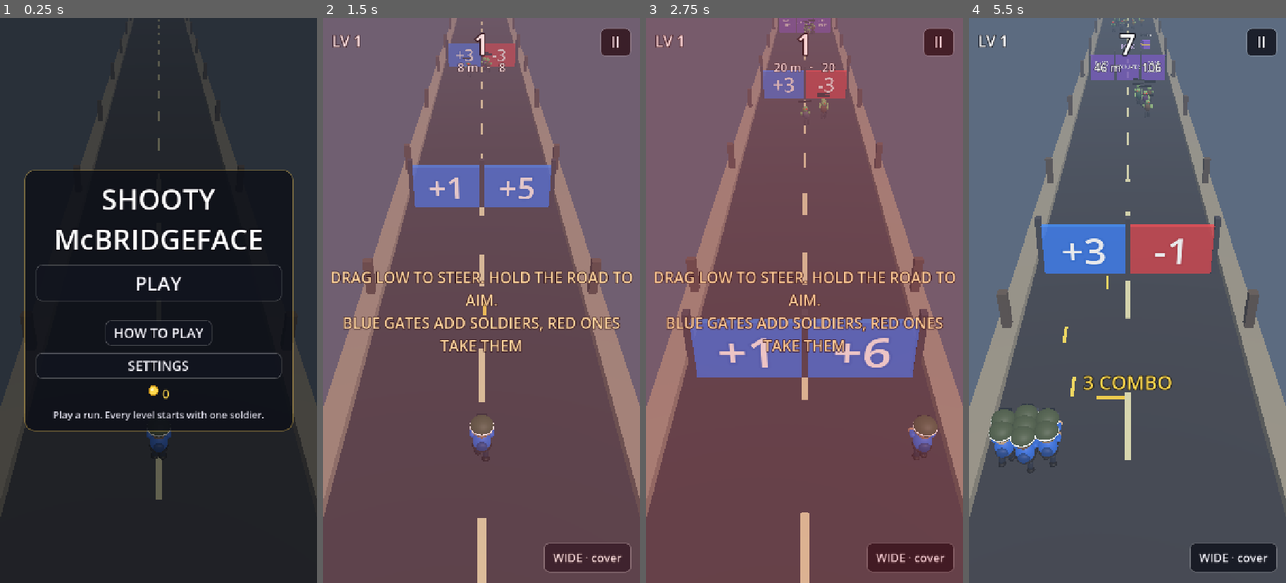
Above: before the commit, frames 1-4 (left to right).
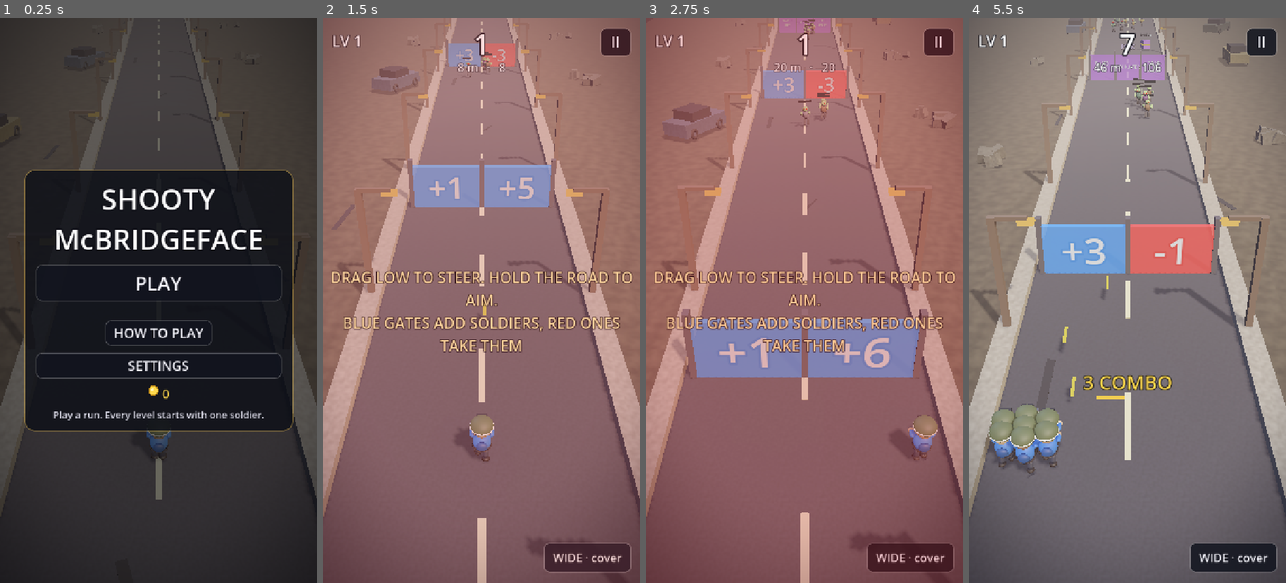
Above: after the commit, the same moments.

Repository: Reconnaishawnce/shootymcbridgeface
Game: Godot game, scene res://scenes/main.tscn
The game is run twice, just before and just after one commit, with the same random seed, the same clock (stepped at 60 frames per second) and the same inputs.
Inputs (mouse positions are in pixels of both pictures, inside the frame that each line leads up to):
- Up to frame 1 (0.25 s): no input
- Up to frame 2 (1.5 s): click "PLAY" at 0.5 s; click "NORMAL" at 1.25 s
- Up to frame 3 (2.75 s): tap Enter at 2, 2.1 s; move the mouse to (874, 272) at 2.02 s; hold Right from 2.03 s (still down); click (874, 272) at 2.17 s; tap Space at 2.27 s
- Up to frame 4 (5.5 s): release Right at 2.75 s; drag from (1064, 328) to (1111, 413) at 2.77 s; move the mouse to (1159, 176) at 3.52 s; hold Right 3.53-4.25 s; tap F at 3.6 s; click (1159, 176) at 3.67 s; drag from (1111, 413) to (1032, 215) at 4.27 s; move the mouse to (1222, 385) at 5.02 s; hold Left from 5.03 s (still down); tap Q at 5.1 s; click (1222, 385) at 5.17 s; tap Space at 5.27 s

The runs differ from the first frame. In frame 1, 17% of the frame differs, in the area x 0-98%, y 0-78%; in frame 2, 84%; in frame 3, 81%; in frame 4, 89%, in the area x 0-100%, y 0-100%.

Commit message:
Graphics pass 1: light and world
A late-afternoon sky lights the scene; a warm key light with shadows
and a cool fill; filmic tonemapping, slight contrast and saturation,
glow on bullets, muzzle flashes, the boss core, lamp heads and lit
windows; thin far fog. Grain textures from noise on asphalt, curbs and
dirt. A ruined skyline, wrecks, rubble, dead trees, cracks and proper
lamp posts scroll with the road. A vignette under the HUD. Shadows can
be switched off in Settings. Version 0.24.

Co-Authored-By: Claude Fable 5.1 <noreply@anthropic.com>
Claude-Session: https://claude.ai/code/session_01EMozbYp1QNQ1T5aNXPKEgN

Diff:
--- a/scripts/boss.gd
+++ b/scripts/boss.gd
@@ -95,7 +95,7 @@
 	_ring.rotation_degrees.x = 90.0
 	_body.add_child(_ring)
 	_core = Mats.sphere(0.4, CORE_COLOR)
-	_core.material_override = Mats.flat(CORE_COLOR, true)
+	_core.material_override = Mats.glow(CORE_COLOR, 3.0)
 	_core.position = Vector3(0.0, 1.9, 1.05)
 	_body.add_child(_core)
 
--- a/scripts/bullet.gd
+++ b/scripts/bullet.gd
@@ -20,6 +20,7 @@
 
 func _init(size: float = 1.0, color: Color = COLOR, length: float = 0.7) -> void:
 	var m := Mats.box(Vector3(0.09 * size, 0.09 * size, length), color, true)
+	m.material_override = Mats.glow(color, 2.6)
 	add_child(m)
 
 
--- a/scripts/core/save_data.gd
+++ b/scripts/core/save_data.gd
@@ -57,6 +57,14 @@
 
 static func save_sound_on(on: bool) -> void:
 	_write(SETTINGS, "sound_on", on)
+
+
+static func load_shadows_on() -> bool:
+	return bool(_read(SETTINGS, "shadows_on", true))
+
+
+static func save_shadows_on(on: bool) -> void:
+	_write(SETTINGS, "shadows_on", on)
 
 
 static func load_music_on() -> bool:
--- a/scripts/game.gd
+++ b/scripts/game.gd
@@ -41,6 +41,7 @@
 var squad_type := "rifle"
 
 var camera: Camera3D
+var _sun: DirectionalLight3D
 var world: World
 var squad: Squad
 var hud: Hud
@@ -170,6 +171,7 @@
 	hud.set_sound(Sfx.enabled)
 	hud.set_music(Sfx.music_on)
 	hud.set_characters(character_mode)
+	hud.set_shadows(SaveData.load_shadows_on())
 	_apply_looks()
 	show_title()
 	if smoke:
@@ -178,24 +180,63 @@
 		_shots_walkthrough()
 
 
+## The look: a late-afternoon sky, a warm key light with shadows, a cool
+## fill, filmic tonemapping, a little glow on the things that give off
+## light, and fog that eats the horizon. All of it runs on the mobile
+## Compatibility renderer.
 func _build_scene() -> void:
 	var env := WorldEnvironment.new()
 	var e := Environment.new()
-	e.background_mode = Environment.BG_COLOR
-	e.background_color = Color(0.36, 0.42, 0.5)
-	e.ambient_light_source = Environment.AMBIENT_SOURCE_COLOR
-	e.ambient_light_color = Color(0.75, 0.78, 0.85)
-	e.ambient_light_energy = 0.7
+	var sky_mat := ProceduralSkyMaterial.new()
+	sky_mat.sky_top_color = Color(0.18, 0.28, 0.48)
+	sky_mat.sky_horizon_color = Color(0.72, 0.62, 0.58)
+	sky_mat.sky_curve = 0.18
+	sky_mat.ground_bottom_color = Color(0.12, 0.11, 0.1)
+	sky_mat.ground_horizon_color = Color(0.5, 0.42, 0.36)
+	sky_mat.sun_angle_max = 20.0
+	sky_mat.sun_curve = 0.12
+	var sky := Sky.new()
+	sky.sky_material = sky_mat
+	e.background_mode = Environment.BG_SKY
+	e.sky = sky
+	e.ambient_light_source = Environment.AMBIENT_SOURCE_SKY
+	e.ambient_light_energy = 0.9
+	e.ambient_light_sky_contribution = 0.8
+	e.tonemap_mode = Environment.TONE_MAPPER_FILMIC
+	e.tonemap_exposure = 1.05
+	e.tonemap_white = 6.0
+	e.glow_enabled = true
+	e.glow_intensity = 0.45
+	e.glow_bloom = 0.04
+	e.glow_hdr_threshold = 1.0
+	e.glow_blend_mode = Environment.GLOW_BLEND_MODE_SOFTLIGHT
+	e.adjustment_enabled = true
+	e.adjustment_contrast = 1.05
+	e.adjustment_saturation = 1.08
+	# Fog only takes the far distance, in the sky's own haze colour.
 	e.fog_enabled = true
-	e.fog_light_color = Color(0.36, 0.42, 0.5)
-	e.fog_density = 0.012
+	e.fog_light_color = Color(0.66, 0.6, 0.6)
+	e.fog_density = 0.0055
+	e.fog_sky_affect = 0.15
 	env.environment = e
 	add_child(env)
 
-	var sun := DirectionalLight3D.new()
-	sun.rotation_degrees = Vector3(-58.0, 28.0, 0.0)
-	sun.light_energy = 1.1
-	add_child(sun)
+	_sun = DirectionalLight3D.new()
+	_sun.rotation_degrees = Vector3(-52.0, 34.0, 0.0)
+	_sun.light_color = Color(1.0, 0.92, 0.8)
+	_sun.light_energy = 1.35
+	_sun.shadow_enabled = SaveData.load_shadows_on() and not smoke
+	_sun.directional_shadow_mode = DirectionalLight3D.SHADOW_ORTHOGONAL
+	_sun.directional_shadow_max_distance = 70.0
+	_sun.shadow_bias = 0.06
+	_sun.shadow_normal_bias = 2.0
+	_sun.shadow_opacity = 0.7
+	add_child(_sun)
+	var fill := DirectionalLight3D.new()
+	fill.rotation_degrees = Vector3(-30.0, -140.0, 0.0)
+	fill.light_color = Color(0.55, 0.65, 0.9)
+	fill.light_energy = 0.35
+	add_child(fill)
 
 	camera = Camera3D.new()
 	camera.position = Vector3(0.0, 11.0, 9.0)
@@ -262,6 +303,20 @@
 			print("SMOKE_RANK ", JSON.stringify({"id": id, "rank": r, "level": world.level, "frame": _frames})))
 	squad.reset()
 
+	# A soft vignette under the HUD: the eye goes to the middle of the road.
+	var vignette_layer := CanvasLayer.new()
+	vignette_layer.layer = 0
+	add_child(vignette_layer)
+	var vignette := ColorRect.new()
+	vignette.set_anchors_and_offsets_preset(Control.PRESET_FULL_RECT)
+	vignette.mouse_filter = Control.MOUSE_FILTER_IGNORE
+	var sh := Shader.new()
+	sh.code = "shader_type canvas_item; void fragment() { vec2 d = UV - vec2(0.5); float v = smoothstep(0.42, 0.95, length(d * vec2(1.0, 1.25))); COLOR = vec4(0.02, 0.02, 0.05, v * 0.55); }"
+	var sm := ShaderMaterial.new()
+	sm.shader = sh
+	vignette.material = sm
+	vignette_layer.add_child(vignette)
+
 	hud = Hud.new()
 	add_child(hud)
 	hud.play_pressed.connect(start_run)
@@ -287,6 +342,10 @@
 	hud.help_closed.connect(close_help)
 	hud.settings_closed.connect(show_title)
 	hud.characters_toggled.connect(_on_characters_toggled)
+	hud.shadows_toggled.connect(func(on: bool) -> void:
+		_sun.shadow_enabled = on
+		SaveData.save_shadows_on(on)
+		sfx.play("click"))
 	hud.locker_opened.connect(open_locker)
 	hud.locker_closed.connect(close_locker)
 	hud.locker_tab.connect(_on_locker_tab)
--- a/scripts/hud.gd
+++ b/scripts/hud.gd
@@ -29,6 +29,7 @@
 signal help_closed
 signal settings_closed
 signal characters_toggled(on: bool)
+signal shadows_toggled(on: bool)
 signal locker_opened
 signal locker_closed
 signal locker_tab(cat: String)
@@ -72,6 +73,7 @@
 var _settings_sound: Button
 var _settings_music: Button
 var _settings_characters: Button
+var _settings_shadows: Button
 var _pause_characters: Button
 
 var _quests_card: Control
@@ -492,6 +494,12 @@
 	_settings_characters = _button("CHARACTERS: OFF", 34)
 	_settings_characters.pressed.connect(_on_characters_pressed)
 	box.add_child(_settings_characters)
+	_settings_shadows = _button("SHADOWS: ON", 34)
+	_settings_shadows.pressed.connect(func() -> void:
+		var on := not _settings_shadows.text.ends_with("ON")
+		set_shadows(on)
+		shadows_toggled.emit(on))
+	box.add_child(_settings_shadows)
 	var blurb := _label(22, HORIZONTAL_ALIGNMENT_CENTER)
 	blurb.text = "Characters on: pick a hero, outfits, hats,\nweapons and more in the LOCKER. Stars pay for them."
 	blurb.modulate = Color(0.85, 0.85, 0.9)
@@ -721,6 +729,10 @@
 func set_music(on: bool) -> void:
 	_music_button.text = "MUSIC: ON" if on else "MUSIC: OFF"
 	_settings_music.text = _music_button.text
+
+
+func set_shadows(on: bool) -> void:
+	_settings_shadows.text = "SHADOWS: ON" if on else "SHADOWS: OFF"
 
 
 func set_characters(on: bool) -> void:
--- a/scripts/mats.gd
+++ b/scripts/mats.gd
@@ -29,13 +29,81 @@
 		return cache[key]
 	var m := StandardMaterial3D.new()
 	m.albedo_color = color
-	m.roughness = 0.9
+	m.roughness = 0.78
+	m.specular_mode = BaseMaterial3D.SPECULAR_SCHLICK_GGX
 	if unshaded:
 		m.shading_mode = BaseMaterial3D.SHADING_MODE_UNSHADED
 	if color.a < 0.999:
 		m.transparency = BaseMaterial3D.TRANSPARENCY_ALPHA
 	cache[key] = m
 	return m
+
+
+## Something that gives off light: bullets, the boss core, neon, lamps.
+## Bright enough to bloom under the environment's glow.
+static func glow(color: Color, energy: float = 2.2) -> StandardMaterial3D:
+	var cache := _cache()
+	var key := "glow|%s|%.1f" % [color.to_html(true), energy]
+	if cache.has(key):
+		return cache[key]
+	var m := StandardMaterial3D.new()
+	m.albedo_color = color
+	m.shading_mode = BaseMaterial3D.SHADING_MODE_UNSHADED
+	m.emission_enabled = true
+	m.emission = color
+	m.emission_energy_multiplier = energy
+	if color.a < 0.999:
+		m.transparency = BaseMaterial3D.TRANSPARENCY_ALPHA
+	cache[key] = m
+	return m
+
+
+## A grainy surface: colour with a noise texture laid on in world units,
+## so asphalt reads as asphalt and dirt as dirt, with no art files.
+static func grainy(color: Color, scale: float = 0.25, strength: float = 0.35, seed_value: int = 1, roughness: float = 0.9) -> StandardMaterial3D:
+	var cache := _cache()
+	var key := "grainy|%s|%.2f|%.2f|%d" % [color.to_html(true), scale, strength, seed_value]
+	if cache.has(key):
+		return cache[key]
+	var tex_key := "noise|%d|%.2f" % [seed_value, strength]
+	var tex: ImageTexture
+	if cache.has(tex_key):
+		tex = cache[tex_key]
+	else:
+		var noise := FastNoiseLite.new()
+		noise.seed = seed_value
+		noise.noise_type = FastNoiseLite.TYPE_SIMPLEX_SMOOTH
+		noise.frequency = 0.06
+		noise.fractal_octaves = 4
+		var img := noise.get_image(128, 128, false, false, true)
+		# Remap the noise into [1 - strength, 1]: the texture only takes a
+		# little off the colour, it never halves it.
+		for y in range(img.get_height()):
+			for x in range(img.get_width()):
+				var v := 1.0 - strength * img.get_pixel(x, y).r
+				img.set_pixel(x, y, Color(v, v, v))
+		img.generate_mipmaps()
+		tex = ImageTexture.create_from_image(img)
+		cache[tex_key] = tex
+	var m := StandardMaterial3D.new()
+	m.albedo_color = color
+	m.albedo_texture = tex
+	m.uv1_triplanar = true
+	m.uv1_scale = Vector3.ONE * scale
+	m.roughness = roughness
+	m.texture_filter = BaseMaterial3D.TEXTURE_FILTER_LINEAR_WITH_MIPMAPS
+	cache[key] = m
+	return m
+
+
+## A box with a grainy material.
+static func gbox(size: Vector3, color: Color, scale: float = 0.25, strength: float = 0.35, seed_value: int = 1) -> MeshInstance3D:
+	var mi := MeshInstance3D.new()
+	var mesh := BoxMesh.new()
+	mesh.size = size
+	mi.mesh = mesh
+	mi.material_override = grainy(color, scale, strength, seed_value)
+	return mi
 
 
 ## Character material: wrapped lighting so curves shade softly instead of
--- a/scripts/soldier.gd
+++ b/scripts/soldier.gd
@@ -401,6 +401,7 @@
 	receiver.position.z = 0.06
 	_gun.add_child(receiver)
 	_muzzle = Mats.box(Vector3(0.16, 0.16, 0.22), MUZZLE, true)
+	_muzzle.material_override = Mats.glow(MUZZLE, 3.0)
 	_muzzle.position.z = -0.52
 	_muzzle.visible = false
 	_gun.add_child(_muzzle)
--- a/scripts/world.gd
+++ b/scripts/world.gd
@@ -85,8 +85,8 @@
 const BOSS_WALK_SPEED := 2.2
 const CLEAR_SECONDS := 2.2
 
-const ROAD := Color(0.2, 0.2, 0.22)
-const CURB := Color(0.55, 0.52, 0.45)
+const ROAD := Color(0.19, 0.2, 0.23)
+const CURB := Color(0.6, 0.58, 0.52)
 const DASH := Color(0.8, 0.78, 0.6)
 const POST := Color(0.35, 0.3, 0.26)
 
@@ -1365,16 +1365,29 @@
 	add_child(_horde)
 
 
+const GROUND := Color(0.27, 0.25, 0.2)
+const BUILDING := Color(0.16, 0.17, 0.21)
+const WINDOW := Color(1.0, 0.75, 0.4)
+const WRECK_COLORS := [Color(0.45, 0.2, 0.18), Color(0.25, 0.3, 0.38), Color(0.5, 0.45, 0.3), Color(0.2, 0.22, 0.2)]
+var _scenery: Array[Node3D] = []
+const SCENERY_SPAN := 240.0
+
+
 func _build_dressing() -> void:
 	_build_horde()
-	_road = Mats.box(Vector3(7.2, 0.2, 260.0), ROAD)
+	_road = Mats.gbox(Vector3(7.2, 0.2, 260.0), ROAD, 1.1, 0.18, 1)
 	_road.position = Vector3(0.0, -0.1, -100.0)
 	add_child(_road)
+	# Dirt either side of the road, out to the horizon.
+	var ground := Mats.gbox(Vector3(140.0, 0.2, 300.0), GROUND, 0.18, 0.4, 2)
+	ground.position = Vector3(0.0, -0.22, -110.0)
+	add_child(ground)
 	for side in [-1.0, 1.0]:
-		var curb := Mats.box(Vector3(0.7, 0.45, 260.0), CURB)
+		var curb := Mats.gbox(Vector3(0.7, 0.45, 260.0), CURB, 0.5, 0.25, 3)
 		curb.position = Vector3(side * (road_half + 0.65), 0.1, -100.0)
 		add_child(curb)
 		_curbs.append(curb)
+	_build_scenery()
 	# Enough dashed lines for the widest road; unused ones hide under the road.
 	for line in range(Progression.MAX_LANES - 1):
 		for i in range(26):
@@ -1385,10 +1398,89 @@
 	_place_dashes(lanes)
 	for i in range(16):
 		for side in [-1.0, 1.0]:
-			var p := Mats.box(Vector3(0.3, 1.4, 0.3), POST)
-			p.position = Vector3(side * (road_half + 0.65), 0.9, 8.0 - i * 12.0)
+			# Lamp posts: a pole, an arm over the road, a glowing head.
+			var p := Node3D.new()
+			p.position = Vector3(side * (road_half + 0.65), 0.0, 8.0 - i * 12.0)
+			var pole := Mats.box(Vector3(0.22, 4.2, 0.22), POST)
+			pole.position.y = 2.1
+			p.add_child(pole)
+			var arm := Mats.box(Vector3(1.1, 0.14, 0.14), POST)
+			arm.position = Vector3(-side * 0.5, 4.15, 0.0)
+			p.add_child(arm)
+			var head := Mats.box(Vector3(0.5, 0.14, 0.3), WINDOW)
+			head.material_override = Mats.glow(WINDOW, 1.6)
+			head.position = Vector3(-side * 1.0, 4.05, 0.0)
+			p.add_child(head)
 			add_child(p)
 			_posts.append(p)
+
+
+## The world beyond the curbs: a ruined skyline far out, wrecked cars and
+## rubble on the shoulders, cracks on the road. Everything scrolls and
+## wraps, placed by a fixed seed so every run looks the same.
+func _build_scenery() -> void:
+	var rng := RandomNumberGenerator.new()
+	rng.seed = 404
+	for side in [-1.0, 1.0]:
+		# Skyline: two rows of dark blocks with a few lit windows.
+		for i in range(14):
+			var h := rng.randf_range(6.0, 22.0)
+			var w := rng.randf_range(5.0, 11.0)
+			var b := Mats.gbox(Vector3(w, h, rng.randf_range(6.0, 12.0)), BUILDING.lightened(rng.randf() * 0.08), 0.08, 0.2, 4)
+			b.position = Vector3(side * rng.randf_range(24.0, 48.0), h * 0.5 - 0.2, 10.0 - float(i) * (SCENERY_SPAN / 14.0) - rng.randf_range(0.0, 6.0))
+			add_child(b)
+			_scenery.append(b)
+			for k in range(rng.randi_range(1, 4)):
+				var win := Mats.box(Vector3(0.6, 0.8, 0.1), WINDOW)
+				win.material_override = Mats.glow(WINDOW.lerp(Color(0.6, 0.9, 1.0), rng.randf()), 1.4)
+				win.position = Vector3(-side * (w * 0.5 + 0.02) + 0.0, rng.randf_range(1.0, h - 1.0) - h * 0.5, rng.randf_range(-2.0, 2.0))
+				b.add_child(win)
+		# Shoulders: wrecked cars, rubble, dead trees.
+		for i in range(10):
+			var z := 6.0 - float(i) * (SCENERY_SPAN / 10.0) - rng.randf_range(0.0, 10.0)
+			var x: float = float(side) * rng.randf_range(road_half + 2.5, road_half + 9.0)
+			var kind := rng.randi_range(0, 2)
+			var piece := Node3D.new()
+			piece.position = Vector3(x, 0.0, z)
+			piece.rotation.y = rng.randf_range(-0.6, 0.6)
+			match kind:
+				0:
+					var body := Mats.gbox(Vector3(1.9, 0.8, 4.0), WRECK_COLORS[rng.randi_range(0, WRECK_COLORS.size() - 1)], 0.6, 0.3, 5)
+					body.position.y = 0.6
+					piece.add_child(body)
+					var cab := Mats.box(Vector3(1.6, 0.6, 1.8), Color(0.1, 0.1, 0.12))
+					cab.position = Vector3(0.0, 1.25, 0.2)
+					piece.add_child(cab)
+					for wx in [-0.95, 0.95]:
+						for wz in [-1.3, 1.3]:
+							var wheel := Mats.torus(0.14, 0.34, Color(0.08, 0.08, 0.08))
+							wheel.rotation_degrees.z = 90.0
+							wheel.position = Vector3(wx, 0.34, wz)
+							piece.add_child(wheel)
+				1:
+					for k in range(rng.randi_range(3, 6)):
+						var rock := Mats.gbox(Vector3(rng.randf_range(0.4, 1.2), rng.randf_range(0.3, 0.9), rng.randf_range(0.4, 1.2)), CURB.darkened(0.3), 0.5, 0.4, 3)
+						rock.position = Vector3(rng.randf_range(-1.2, 1.2), 0.2, rng.randf_range(-1.2, 1.2))
+						rock.rotation_degrees = Vector3(rng.randf_range(-20.0, 20.0), rng.randf_range(0.0, 90.0), rng.randf_range(-20.0, 20.0))
+						piece.add_child(rock)
+				_:
+					var trunk := Mats.capsule(0.18, rng.randf_range(2.5, 4.5), Color(0.22, 0.17, 0.12))
+					trunk.position.y = 1.8
+					piece.add_child(trunk)
+					for k in range(3):
+						var branch := Mats.capsule(0.07, 1.4, Color(0.22, 0.17, 0.12))
+						branch.position = Vector3(0.0, 2.6 + k * 0.5, 0.0)
+						branch.rotation_degrees = Vector3(rng.randf_range(-60.0, 60.0), k * 120.0, rng.randf_range(30.0, 70.0))
+						piece.add_child(branch)
+			add_child(piece)
+			_scenery.append(piece)
+	# Cracks and patches on the asphalt.
+	for i in range(18):
+		var crack := Mats.box(Vector3(rng.randf_range(0.12, 0.3), 0.015, rng.randf_range(1.0, 3.5)), ROAD.darkened(0.45))
+		crack.position = Vector3(rng.randf_range(-7.5, 7.5), 0.012, 4.0 - float(i) * (SCENERY_SPAN / 18.0))
+		crack.rotation.y = rng.randf_range(-0.5, 0.5)
+		add_child(crack)
+		_scenery.append(crack)
 
 
 ## Lane dividers sit on the boundaries between [param n] lanes; spare
@@ -1416,3 +1508,7 @@
 		p.position.z += world_speed * delta
 		if p.position.z > 12.0:
 			p.position.z -= 16.0 * 12.0
+	for sc in _scenery:
+		sc.position.z += world_speed * delta
+		if sc.position.z > 14.0:
+			sc.position.z -= SCENERY_SPAN
Not shown, changed: CHANGELOG.md
Not shown, changed: VERSION
Not shown, changed: docs/DESIGN.md
Not shown, changed: docs/ROADMAP.md
